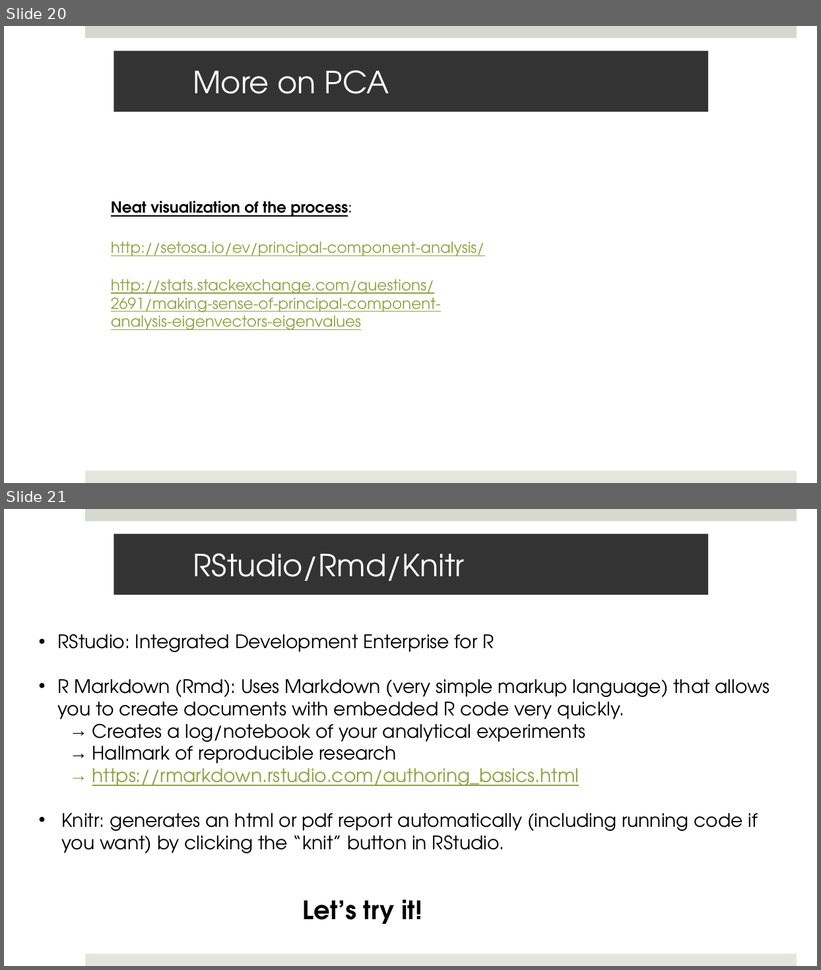
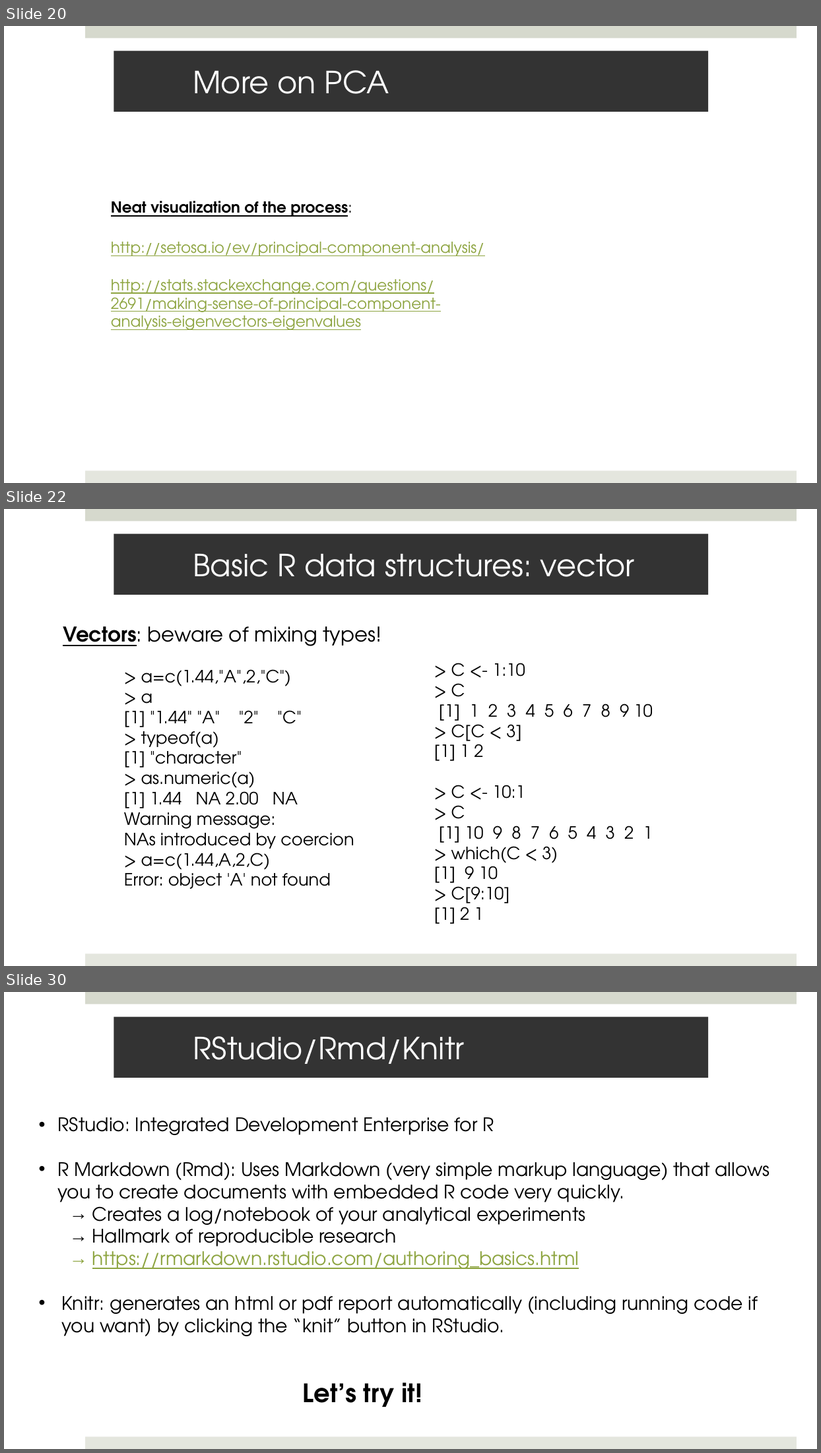
Before and after one commit to Mathelab/OHSI_DataAnalytics_Aug2019, a slide deck: Lectures/OHSI_DataAnalytics_LookingAtData_R_Git.pptx. Shown one above the other, each under a label of ours: slides 20 and 21 before the commit, slides 20, 22 and 30 after it; the slides between them are not shown. The pictures are 821x970 and 821x1453 pixels, drawn with LibreOffice and Linux fonts; fonts in the diff are those of the drawing. Boxes give left, top, right and bottom in pixels: in the first picture for what was removed or moved away, otherwise in the second. Text is boxed around its words. In the diff, an @@ line names an element or a change of style, - is before the commit and + after.

```diff
--- a/Lectures/OHSI_DataAnalytics_LookingAtData_R_Git.pptx
+++ b/Lectures/OHSI_DataAnalytics_LookingAtData_R_Git.pptx
@@ slide 22 added at <box>4,509,817,966</box>, background #FFFFFF; not listed: 2 template elements that a slide beside it also shows @@
@@ title added at <box>114,534,708,595</box>, fill #333333, 36 pt, text #FFFFFF @@
+Basic R data structures: vector
@@ text added at <box>63,626,382,889</box>, 20 pt, text #000000 @@
+Vectors: beware of mixing types!
+    > a=c(1.44,"A",2,"C")
+    > a
+    [1] "1.44" "A" "2" "C"
+    > typeof(a)
+    [1] "character"
+    > as.numeric(a)
+    [1] 1.44 NA 2.00 NA
+    Warning message:
+    NAs introduced by coercion
+    > a=c(1.44,A,2,C)
+    Error: object 'A' not found
@@ text added at <box>434,663,653,924</box>, 20 pt, text #000000 @@
+> C <- 1:10
+> C
+[1] 1 2 3 4 5 6 7 8 9 10
+> C[C < 3]
+[1] 1 2
+> C <- 10:1
+> C
+[1] 10 9 8 7 6 5 4 3 2 1
+> which(C < 3)
+[1] 9 10
+> C[9:10]
+[1] 2 1
@@ what was slide 21 is now slide 30 @@
```
Also in this commit, not shown: 8 other slides added, 1 other file.
